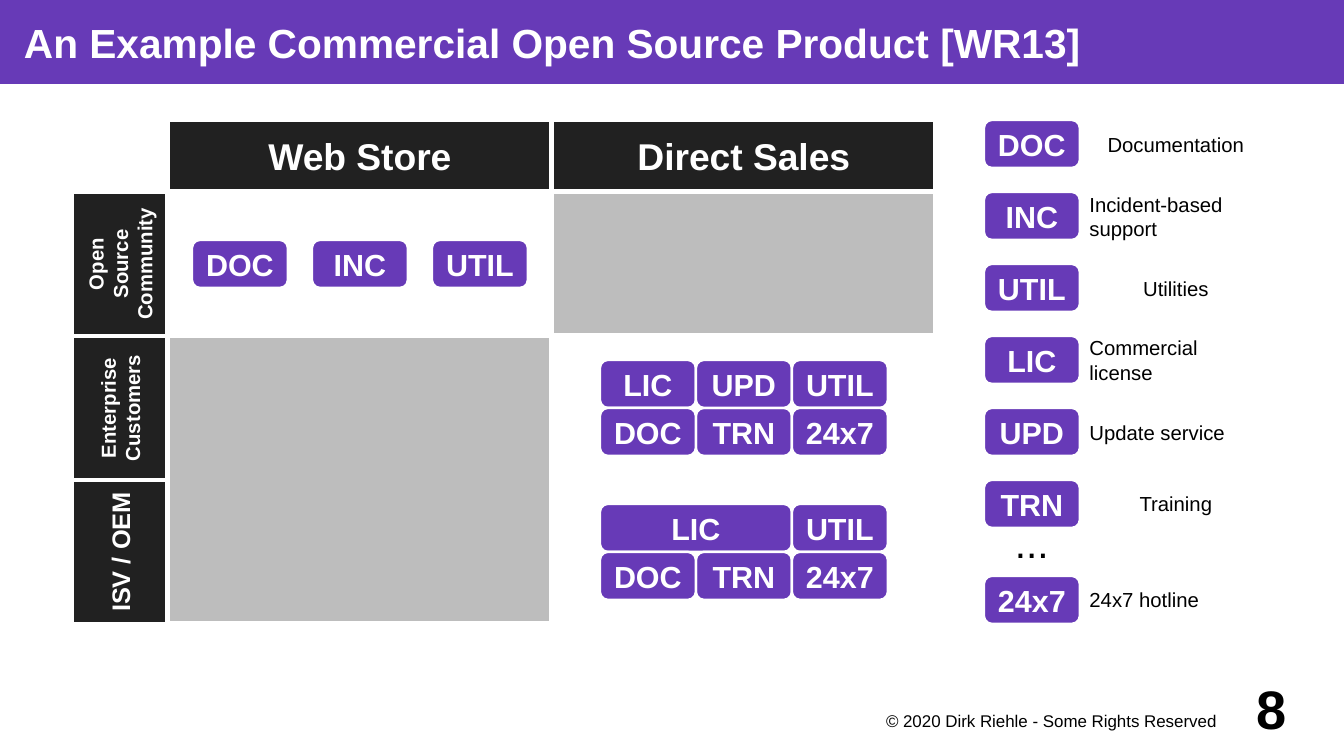
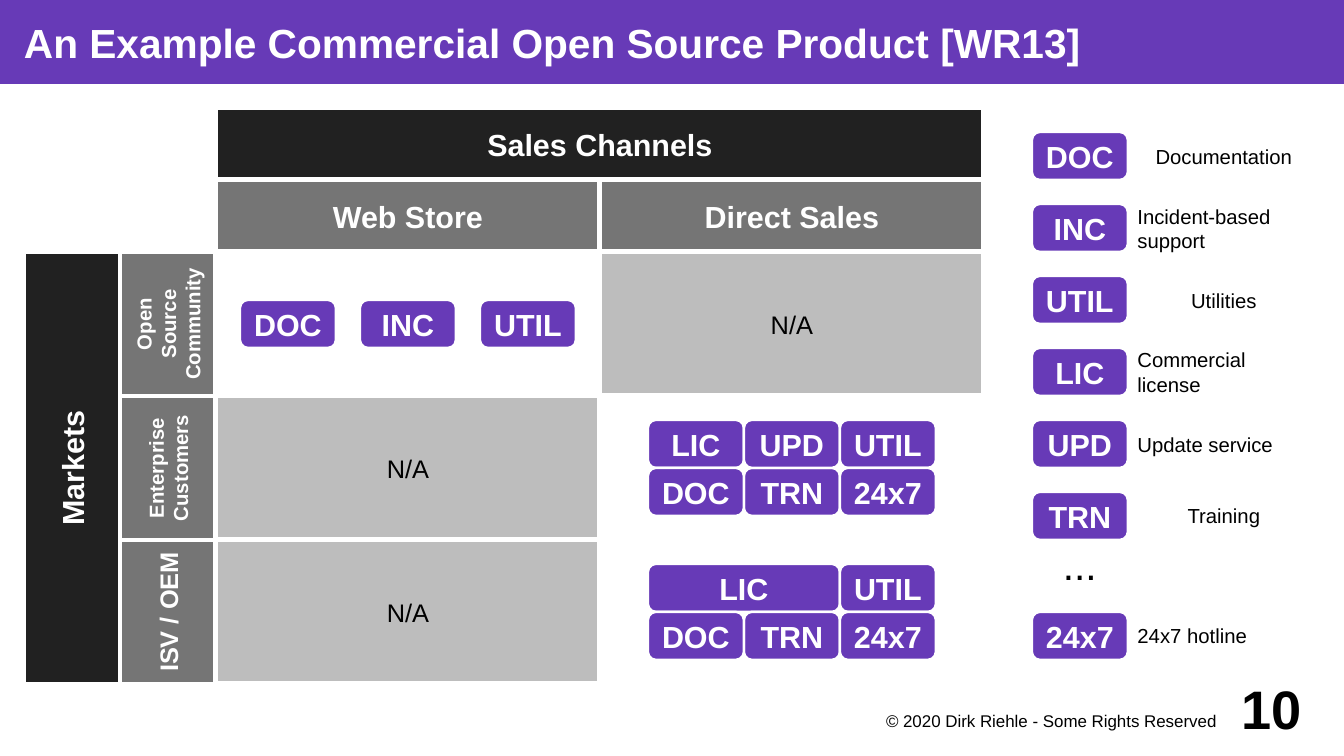
Before and after one commit to dirkriehle/coss-course, a slide deck: slide 10 of Lecture slides/COSS C03 - Commercial Open Source.odp (slide 8 before the commit). Drawn at 1344x756 pixels with LibreOffice and Linux fonts; fonts in the diff are those of the drawing. Boxes give left, top, right and bottom in pixels: in the first picture for what was removed or moved away, otherwise in the second. Text is boxed around its words. In the diff, an @@ line names an element or a change of style, - is before the commit and + after.

Commit message:
Post-talk fixes do C03 Commercial Open Source

```diff
--- a/Lecture slides/COSS C03 - Commercial Open Source.odp
+++ b/Lecture slides/COSS C03 - Commercial Open Source.odp
@@ group added at <box>24,109,984,684</box>: 5 rectangles @@
+N/A
+N/A
+N/A
+Markets
+Sales Channels
@@ text "Documentation": place and size @@
-text "Documentation" at <box>1108,137,1244,153</box>
+text "Documentation" at <box>1156,149,1292,165</box>
@@ rectangle "Web Store" at <box>216,181,600,252</box>: size 22 to 18 pt; fill #212121 to #757575 @@
@@ group removed at <box>168,191,937,624</box>: 5 rectangles @@
@@ rectangle "Direct Sales" at <box>600,181,984,252</box>: size 22 to 18 pt; fill #212121 to #757575 @@
@@ rounded rectangle "INC": place and size @@
-rounded rectangle "INC" at <box>984,191,1081,239</box>
+rounded rectangle "INC" at <box>1032,204,1128,251</box>
@@ text "Commercial": place and size @@
-text "Commercial" at <box>1089,340,1197,381</box>
+text "Commercial" at <box>1137,352,1245,393</box>
@@ 4 texts: place and size @@
-4 texts at <box>1089,197,1224,516</box>
+4 texts at <box>1137,209,1272,528</box>
@@ 5 rounded rectangles: place and size @@
-5 rounded rectangles at <box>984,120,1081,528</box>
+5 rounded rectangles at <box>1032,132,1128,540</box>
@@ text "..." rewrapped from <box>984,506,1081,578</box> to <box>1032,516,1128,612</box> @@
@@ 10 rounded rectangles, 5 rectangles: place and size @@
-10 rounded rectangles, 5 rectangles at <box>71,120,937,624</box>
+10 rounded rectangles, 5 rectangles at <box>120,181,984,685</box>
@@ fill #212121 to #757575 in 3 elements at <box>120,252,216,396</box>, <box>120,396,216,540</box>, <box>120,541,216,685</box> @@
@@ 4 rounded rectangles: place and size @@
-4 rounded rectangles at <box>793,360,889,600</box>
+4 rounded rectangles at <box>840,420,937,660</box>
@@ rounded rectangle "24x7": place and size @@
-rounded rectangle "24x7" at <box>984,576,1081,623</box>
+rounded rectangle "24x7" at <box>1032,612,1128,660</box>
@@ text "24x7 hotline": place and size @@
-text "24x7 hotline" at <box>1089,592,1199,608</box>
+text "24x7 hotline" at <box>1137,628,1247,644</box>
@@ page number at <box>1242,691,1302,730</box>: text changed @@
-8
+10
```
Also in this commit, not shown: 20 other slides changed, 3 slides removed, 2 other files.
